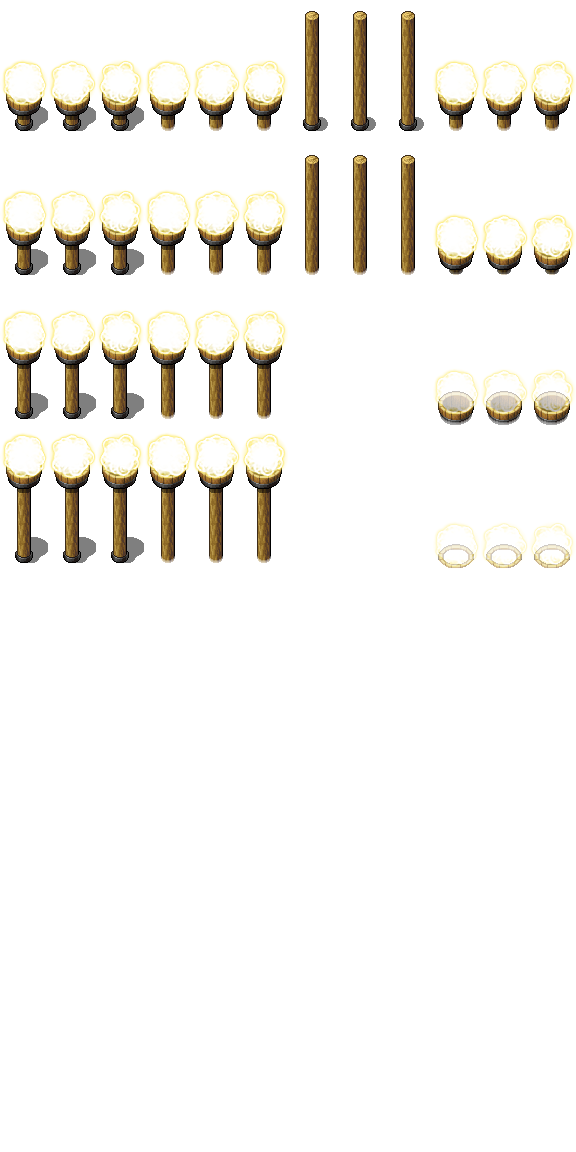
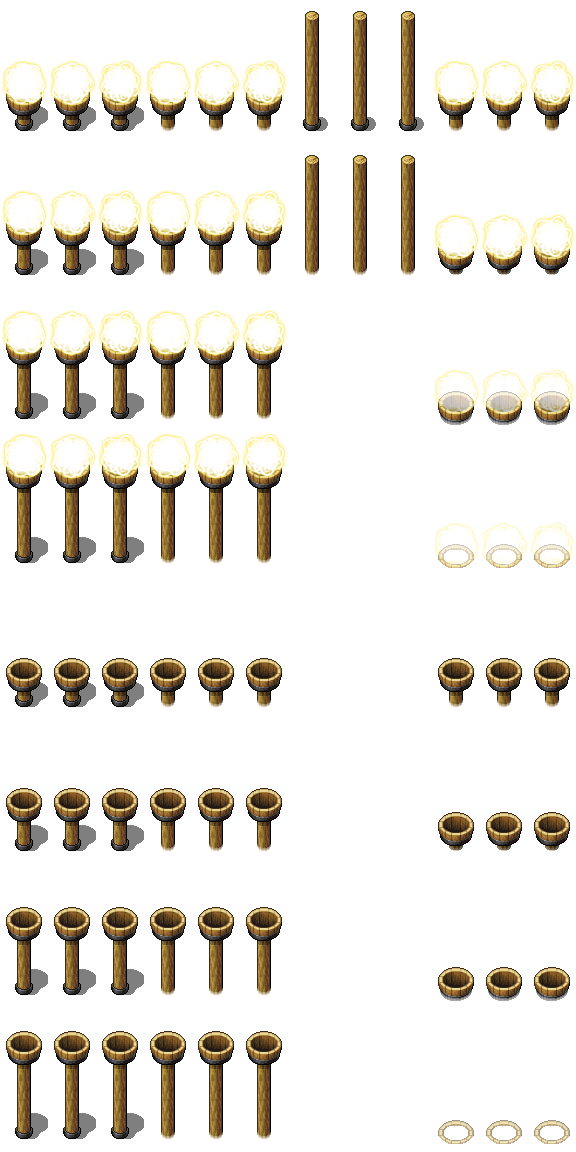
Revision of a layered 576×1152 image; what changed, layer by layer:
added layer "Layer #3" above "Pasted Layer" over [6, 658, 570, 1144]
